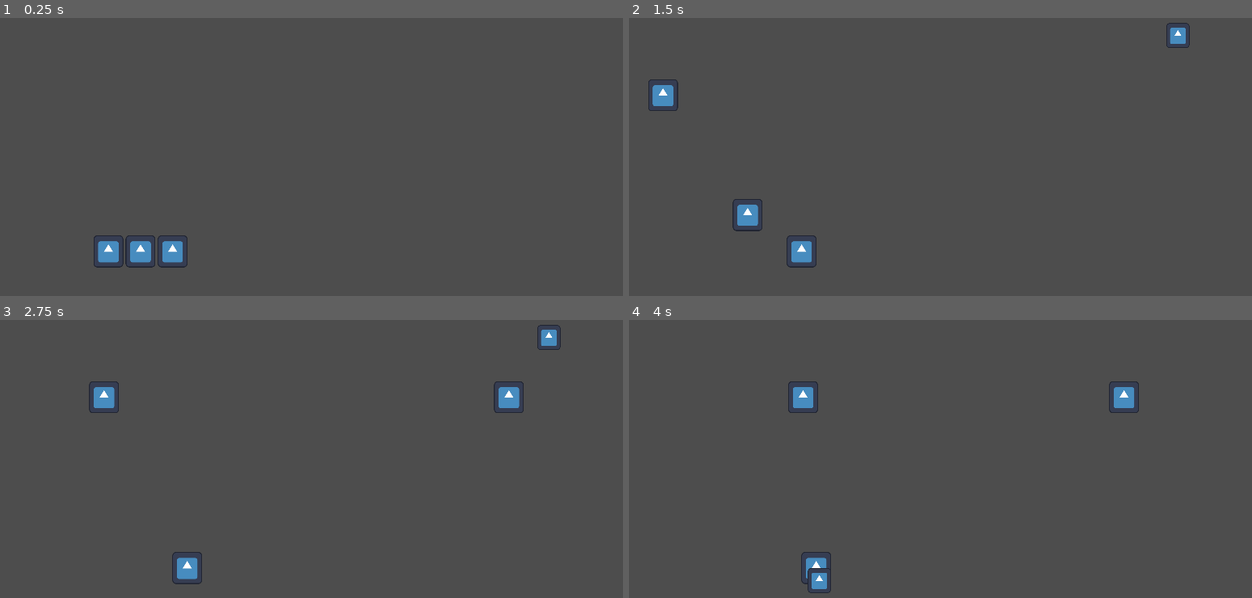
Above: before the commit, frames 1-4 (two rows, left to right).
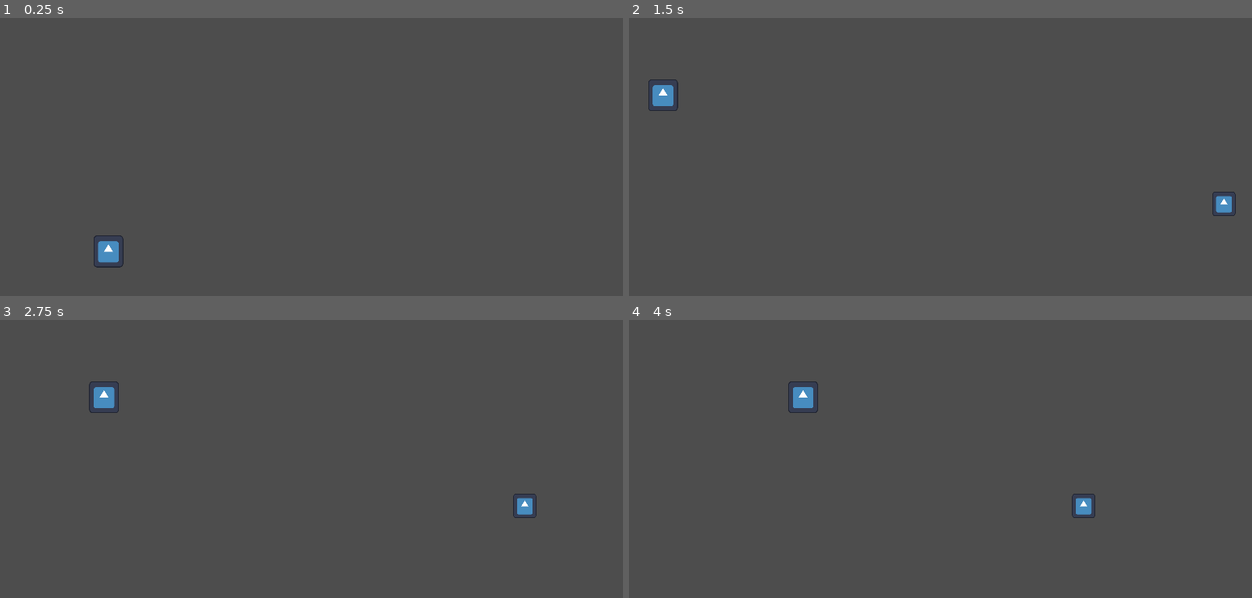
Above: after the commit, the same moments.

Repository: alexpallis/DDU-eksamensprojekt
Game: Godot game, scene res://Scenes/main.tscn
Two runs of this game, one before a commit and one after it. Both use one fixed random seed, a clock stepped at 60 frames per second and the inputs below. The engine's default icon, where the game draws it, is replaced by a stand-in: a white triangle on a blue panel in a dark square.
Inputs (mouse positions are in pixels of both pictures, inside the frame that each line leads up to):
- Up to frame 1 (0.25 s): no input
- Up to frame 2 (1.5 s): tap Enter at 0.5 s; drag from (734, 248) to (990, 68) at 0.52 s; drag from (772, 248) to (660, 95) at 1.27 s
- Up to frame 3 (2.75 s): move the mouse to (174, 550) at 2.02 s; click (174, 550) at 2.17 s
- Up to frame 4 (4 s): drag from (1177, 336) to (809, 567) at 2.77 s; move the mouse to (1121, 506) at 3.52 s; click (1121, 506) at 3.67 s

The runs differ from the first frame. In frame 1, 0.7% of the frame differs, in the area x 20-31%, y 78-90%; in frame 2, 1.0%, in the area x 16-98%, y 1-90%; in frame 3, 1.0%; in frame 4, 0.9%.

Commit message:
Better spawner, now levels are gonna be so easy to make its crazy you wont beleive this

Diff:
--- a/eksamensprojekt-ddu/Scenes/main.tscn
+++ b/eksamensprojekt-ddu/Scenes/main.tscn
@@ -1,9 +1,8 @@
-[gd_scene load_steps=10 format=3 uid="uid://dc4wl8t6em67j"]
+[gd_scene load_steps=9 format=3 uid="uid://dc4wl8t6em67j"]
 
 [ext_resource type="Script" path="res://Scripts/unit_container.gd" id="1_iuhs0"]
 [ext_resource type="Script" path="res://Scripts/unit_layer_1.gd" id="2_3ivyf"]
 [ext_resource type="PackedScene" uid="uid://t2vi15opsa00" path="res://Scenes/unit.tscn" id="4_a8img"]
-[ext_resource type="PackedScene" uid="uid://dus5m8j6wbvcg" path="res://Scenes/enemy_unit.tscn" id="4_an7vn"]
 [ext_resource type="Script" path="res://Scripts/lane_1.gd" id="4_ju18q"]
 [ext_resource type="Script" path="res://Scripts/lane_2.gd" id="5_2hdvy"]
 [ext_resource type="Script" path="res://Scripts/lane_3.gd" id="6_iuvp6"]
@@ -33,12 +32,6 @@
 script = ExtResource("1_iuhs0")
 
 [node name="Unit" parent="CanvasLayer/UnitContainer" instance=ExtResource("4_a8img")]
-layout_mode = 2
-
-[node name="EnemyUnit" parent="CanvasLayer/UnitContainer" instance=ExtResource("4_an7vn")]
-layout_mode = 2
-
-[node name="EnemyUnit2" parent="CanvasLayer/UnitContainer" instance=ExtResource("4_an7vn")]
 layout_mode = 2
 
 [node name="Lane1" type="Control" parent="CanvasLayer"]
--- a/eksamensprojekt-ddu/Scenes/spawning.tscn
+++ b/eksamensprojekt-ddu/Scenes/spawning.tscn
@@ -5,10 +5,12 @@
 [sub_resource type="GDScript" id="GDScript_wfn8c"]
 
 [node name="Spawning" type="Control"]
+custom_minimum_size = Vector2(40, 40)
 layout_mode = 3
-anchors_preset = 0
-offset_right = 40.0
-offset_bottom = 40.0
+anchor_right = 0.035
+anchor_bottom = 0.064
+offset_right = -0.32
+offset_bottom = -1.472
 script = ExtResource("1_qu6c5")
 
 [node name="SpawningTimer" type="Timer" parent="."]
--- a/eksamensprojekt-ddu/Scripts/enemy_unit.gd
+++ b/eksamensprojekt-ddu/Scripts/enemy_unit.gd
@@ -7,7 +7,7 @@
 var lane2 = false
 var lane3 = false
 var lane4 = false
-var moving = false
+var moving = true
 var attacking = false
 var speed = -100  # Speed of movement to the right
 var speed2 = -150
@@ -34,7 +34,8 @@
 func _on_gui_input(event):
 	if event is InputEventMouseButton:
 		if unit_highlighted and event.button_index == MOUSE_BUTTON_LEFT and event.pressed:
-			moveable = true
+			#moveable = true
+			pass
 		elif event.button_index == MOUSE_BUTTON_LEFT and !event.pressed:
 			moveable = false
 			if lane1:
--- a/eksamensprojekt-ddu/Scripts/spawning.gd
+++ b/eksamensprojekt-ddu/Scripts/spawning.gd
@@ -1,15 +1,74 @@
 extends Control
 
-@onready var spawning_timer = $SpawningTimer
-@export var ENEMY_UNIT = preload("res://Scenes/enemy_unit.tscn")
+# Preload enemy scenes
+var enemy_types = [
+	preload("res://Scenes/enemy_unit.tscn")
+]
 
-var lane1 = Vector2(1000, 100)
-var lane2 = Vector2(1000, 200)
-var lane3 = Vector2(1000, 300)
-var lane4 = Vector2(1000, 400)
 
-func _on_spawning_timer_timeout():
-	print("hi")
-	var enemy = ENEMY_UNIT.instantiate()
-	enemy.position = lane1
-	self.add_sibling(enemy)
+var lanes = [
+	Vector2(1000, 100),  # lane1
+	Vector2(1000, 200),  # lane2
+	Vector2(1000, 300),  # lane3
+	Vector2(1000, 400),  # lane4
+]
+
+# Format: [enemy_type_index, delay_seconds, lane_index, loop (true/false)]
+var spawn_pattern = [
+	[0, 5.5, 0, false],  # spawn once
+	[0, 10.0, 2, true],   # loop this one
+	[0, 1.0, 3, false],
+	[0, 8.2, 1, true],
+]
+
+var current_spawn_index := 0
+var looping_spawns := []
+
+
+func _ready():
+	spawn_once_enemies()
+	start_looping_enemies()
+
+
+func spawn_once_enemies():
+	for data in spawn_pattern:
+		if not data[3]:  # If not looped
+			var enemy_type_index = data[0]
+			var delay = data[1]
+			var lane_index = data[2]
+			spawn_with_delay(enemy_type_index, delay, lane_index)
+
+
+func start_looping_enemies():
+	for data in spawn_pattern:
+		if data[3]:  # If looped
+			var enemy_type_index = data[0]
+			var delay = data[1]
+			var lane_index = data[2]
+			spawn_looping(enemy_type_index, delay, lane_index)
+
+
+func spawn_with_delay(enemy_type_index: int, delay: float, lane_index: int) -> void:
+	await get_tree().create_timer(delay).timeout
+	spawn_enemy(enemy_type_index, lane_index)
+
+
+func spawn_looping(enemy_type_index: int, delay: float, lane_index: int) -> void:
+	while true:
+		await get_tree().create_timer(delay).timeout
+		spawn_enemy(enemy_type_index, lane_index)
+
+
+func spawn_enemy(enemy_type_index: int, lane_index: int):
+	if enemy_type_index < 0 or enemy_type_index >= enemy_types.size():
+		push_error("Invalid enemy type index: %d" % enemy_type_index)
+		return
+	if lane_index < 0 or lane_index >= lanes.size():
+		push_error("Invalid lane index: %d" % lane_index)
+		return
+
+	var enemy_scene = enemy_types[enemy_type_index]
+	var enemy_instance = enemy_scene.instantiate()
+	add_child(enemy_instance)
+
+	enemy_instance.position = lanes[lane_index]
